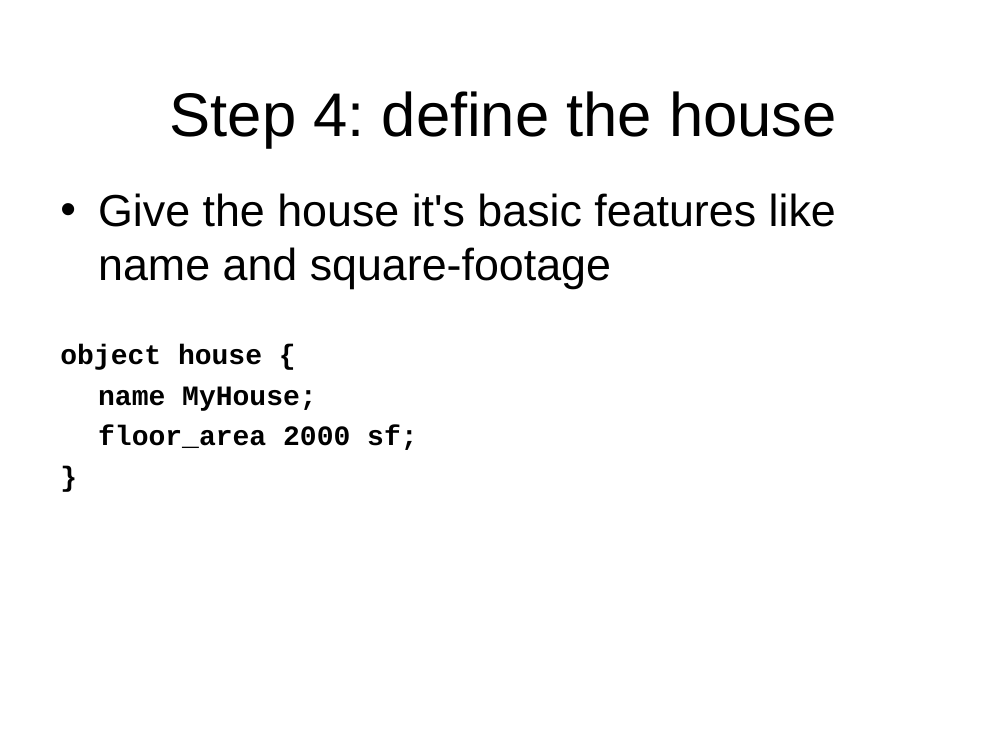
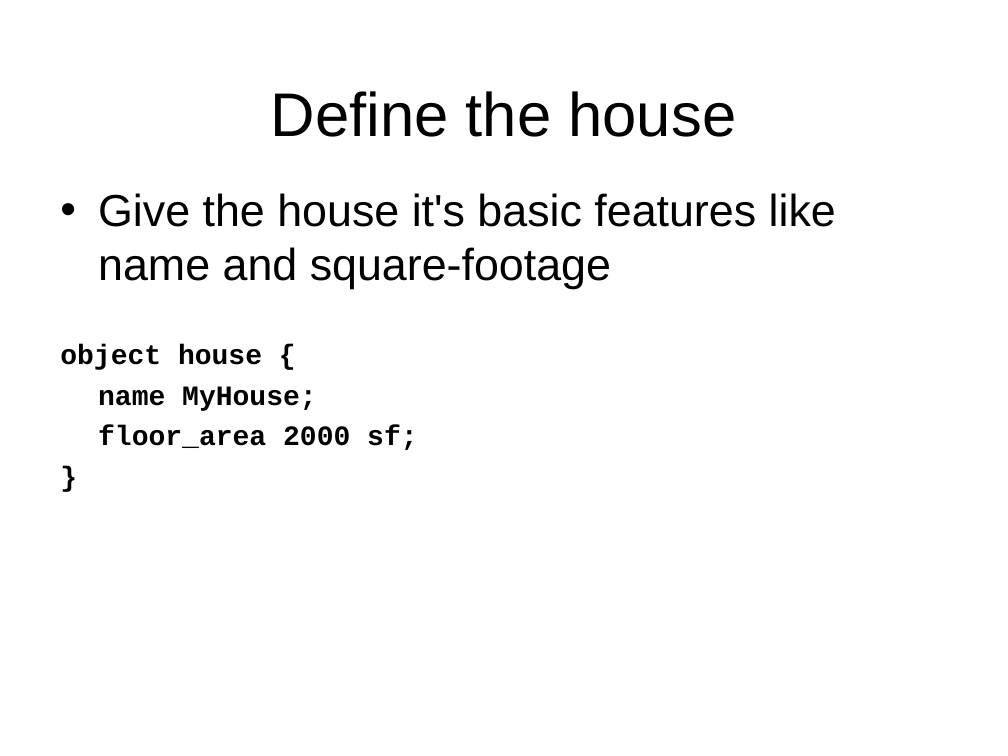
Before and after one commit to gridlab-d/course, a slide deck: slide 15 of Short/1 - Residential.ppt (slide 6 before the commit). Drawn at 1008x756 pixels with LibreOffice and Linux fonts; fonts in the diff are those of the drawing; background and template pictures are left out. Boxes give left, top, right and bottom in pixels: in the first picture for what was removed or moved away, otherwise in the second. Text is boxed around its words. In the diff, an @@ line names an element or a change of style, - is before the commit and + after.

```diff
--- a/Short/1 - Residential.ppt
+++ b/Short/1 - Residential.ppt
@@ title at [271, 91, 737, 137]: text changed @@
-Step 4: define the house
+Define the house
```
Also in this commit, not shown: 9 other slides changed, 30 slides added, 6 other files.
